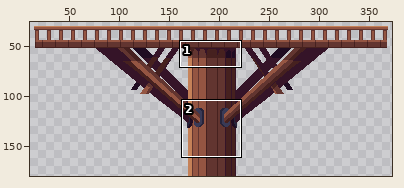
Two states of a pixel-art file, Sprites/Environment/HomeTown/Hometown_Bridge.aseprite. Above, an overview of the earlier version with the close-up marked.
Close-up. As it was:
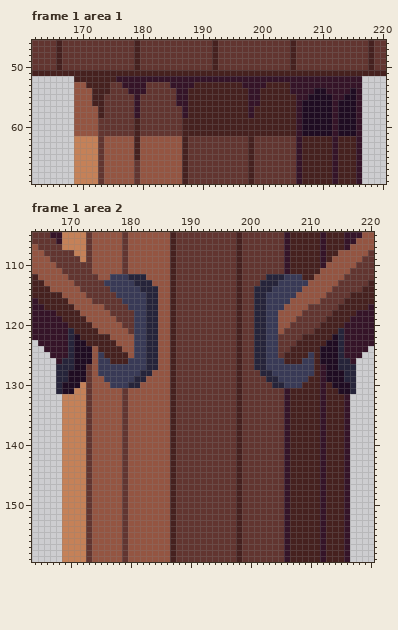
381x180 pixels, 2 frames. Shown: frame 1 area 1: x 162..220, y 46..69; frame 1 area 2: x 164..220, y 105..159. The wide view leaves out empty margins. The commit also changed other frames or places, which this record leaves out.
The result:
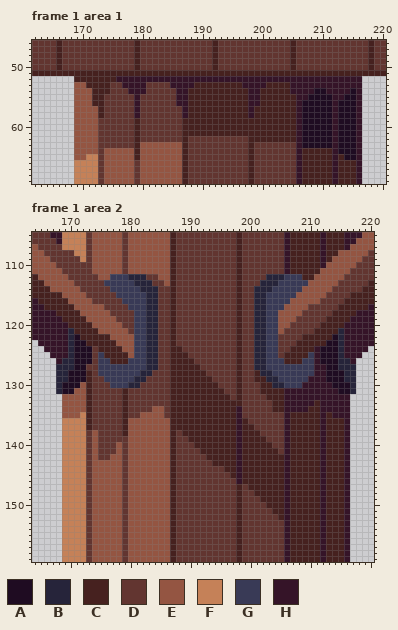
Palette (. is transparent): A #1f0c22  B #26243a  C #46211f  D #623530  E #945542  F #c58158  G #393a56  H #351428
Diff:
layer "shadows" added
Changed rows in their new state; - is an unchanged pixel.
Frame 1 area 1, layer "Flattened":
first column x 169:
62 EEEE-DDDDD-DDDDDDD------------CCCCCCC-AAAAA-AAA
63 EEEE-DDDDD----------------------------AAAAA-AAA
64 EEEE----------------------------------------AAA
65 EE-------------------------------------------AA
Frame 1 area 2, layer "shadows":
first column x 169:
112 --------------DD-------------------------------
113 ---------------DD------------------------------
114 ----------------DD-----------------------------
115 ----------------DD-----------------------------
116 ----------------DD-----------------------------
117 ----------------DD-----------------------------
118 ----------------DD-----------------------------
119 ----------------DD-----------------------------
120 ----------------DD-----------------------------
121 ----------------DD-----------------------------
122 ----------------DD-----------------------------
123 ----------------DD-----------------------------
124 -----D----------DD-C----------------------H----
125 -----D----------DD-CC---------------------H----
126 -----D----------DD-CCC--------------------H----
127 -----D----------DD-CCCC-------------------H----
128 ----CD---------DDD-CCCCC--------C---------H----
129 ----CDD-------DDDD-CCCCCC-------CC-------HH----
130 ---ECDDD-----DDDDD-CCCCCCC-------CC-----HHH-H--
131 --EECDDDDDCDDDDDDD-CCCCCCCC------CCCC-HHHHH-HH-
132 EEEECDDDDDCDDDDDDD-CCCCCCCCC------CCC-HHHHH-HHH
133 EEEECDDDDDCDDDDDDD-CCCCCCCCCC------CC-HHHH--HHH
134 EEEECDDDDDCDDDD--D-CCCCCCCCCCH-----CC-HHH---HHH
135 EEE-CDDDDDCDD----D-CCCCCCCCCCH---------------HH
136 ----CDDDDDC--------CCCCCCCCCCHC----------------
137 ----CDDDDDC--------CCCCCCCCCCHCC---------------
138 ------DDDDC---------CCCCCCCCCHCCC--------------
139 ------DDDD-----------CCCCCCCCHCCCC-------------
140 ------DDD-------------CCCCCCCHCCCCC------------
141 ------DDD--------------CCCCCCHCCCCCC-----------
142 ------DD----------------CCCCCHCCCCCCC----------
143 -------------------------CCCCHCCCCCCC----------
144 ---------------------------CCHCCCCCCC----------
145 ----------------------------CHCCCCCCC----------
146 -----------------------------HCCCCCCC----------
147 -------------------------------CCCCCC----------
148 --------------------------------CCCCC----------
149 ---------------------------------CCCC----------
150 ----------------------------------CCC----------
151 -----------------------------------CC----------
152 ------------------------------------C----------
